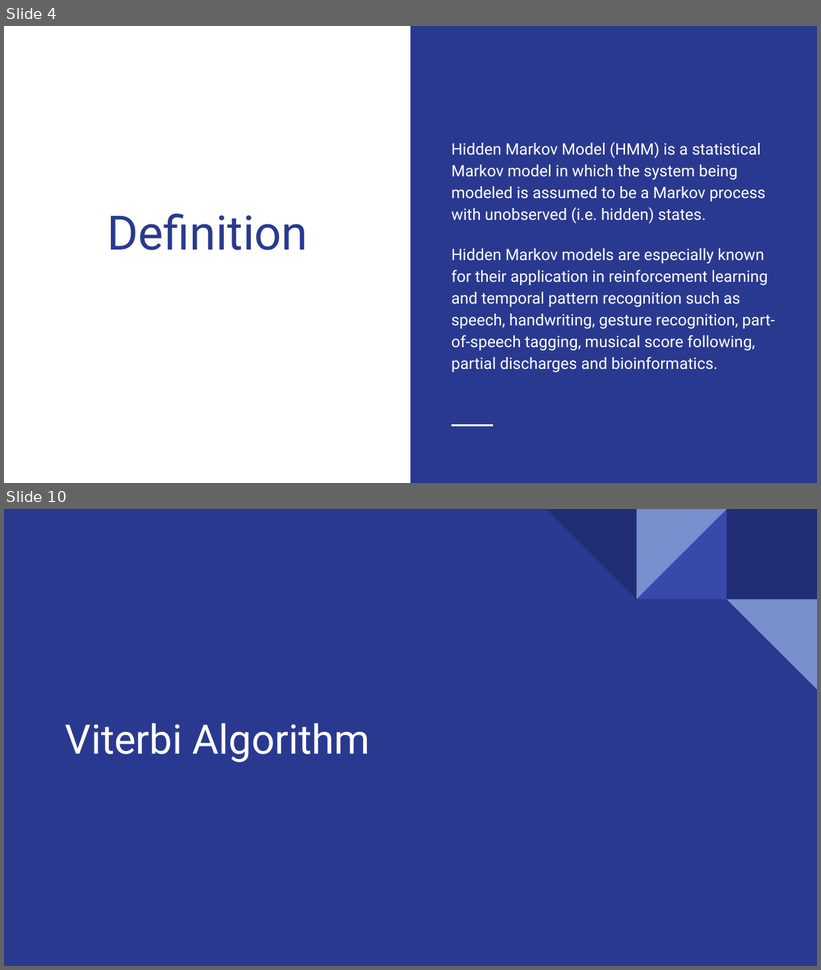
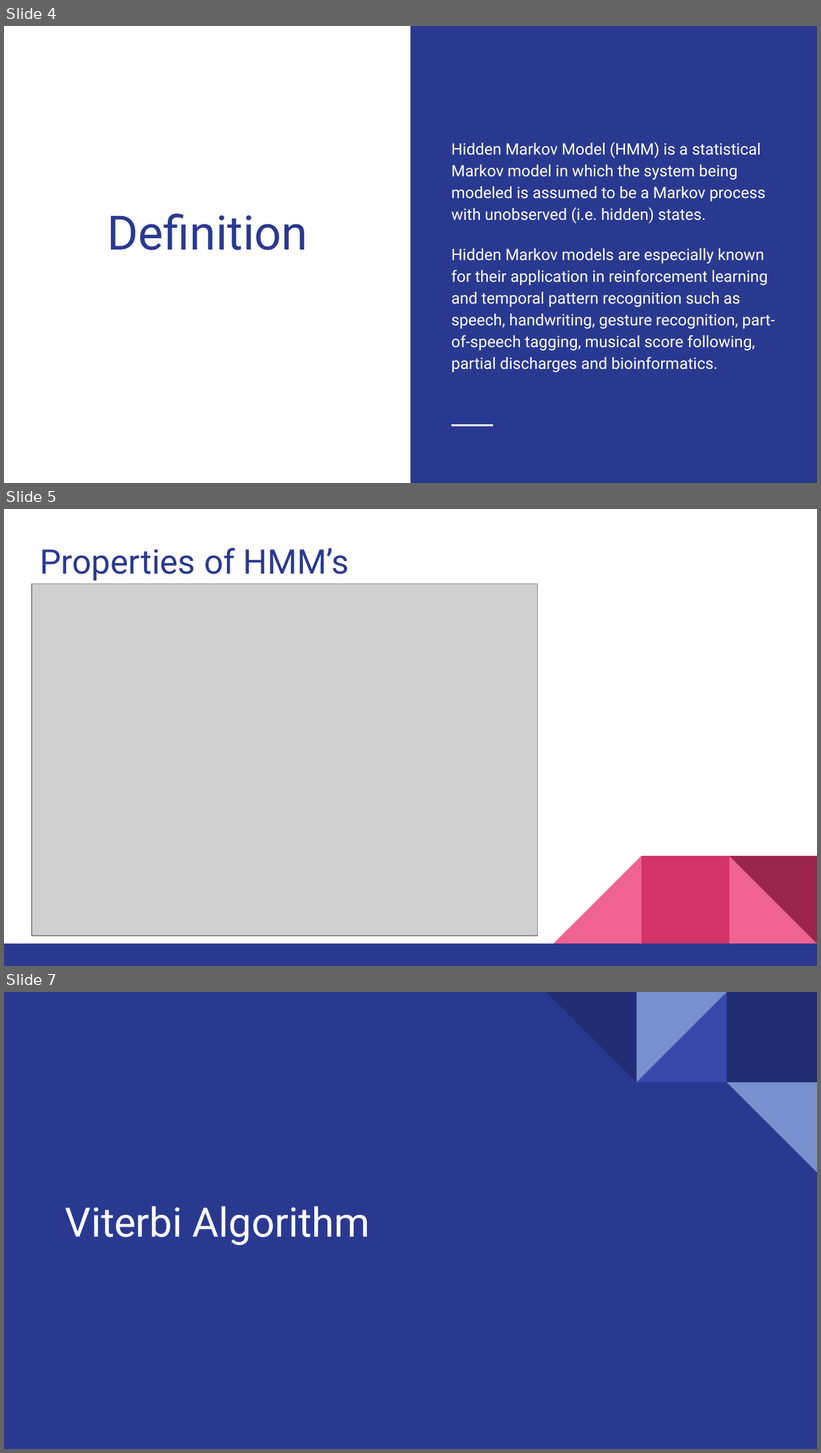
Before and after one commit to YasasviPeruvemba/DesignAndAnalysisOfAlgorithmsProject, a slide deck: CS254 Algo Project.pptx. Shown one above the other, each under a label of ours: slides 4 and 10 before the commit, slides 4, 5 and 7 after it; the slides between them are not shown. The pictures are 821x970 and 821x1453 pixels, drawn with LibreOffice and Linux fonts; fonts in the diff are those of the drawing; grey boxes stand for pictures. Boxes give left, top, right and bottom in pixels: in the first picture for what was removed or moved away, otherwise in the second. Text is boxed around its words. In the diff, an @@ line names an element or a change of style, - is before the commit and + after.

```diff
--- a/CS254 Algo Project.pptx
+++ b/CS254 Algo Project.pptx
@@ slide 5 added at bbox=[4, 509, 817, 966], background #FFFFFF @@
@@ title added at bbox=[40, 548, 349, 581], 30 pt, text #2A3990 @@
+Properties of HMM’s
@@ picture added at bbox=[32, 584, 537, 936] @@
@@ group added at bbox=[4, 856, 817, 966]: 3 right triangles, 2 rectangles @@
@@ what was slide 10 is now slide 7 @@
```
Also in this commit, not shown: 8 slides changed, 16 other slides added, 2 slides removed.
